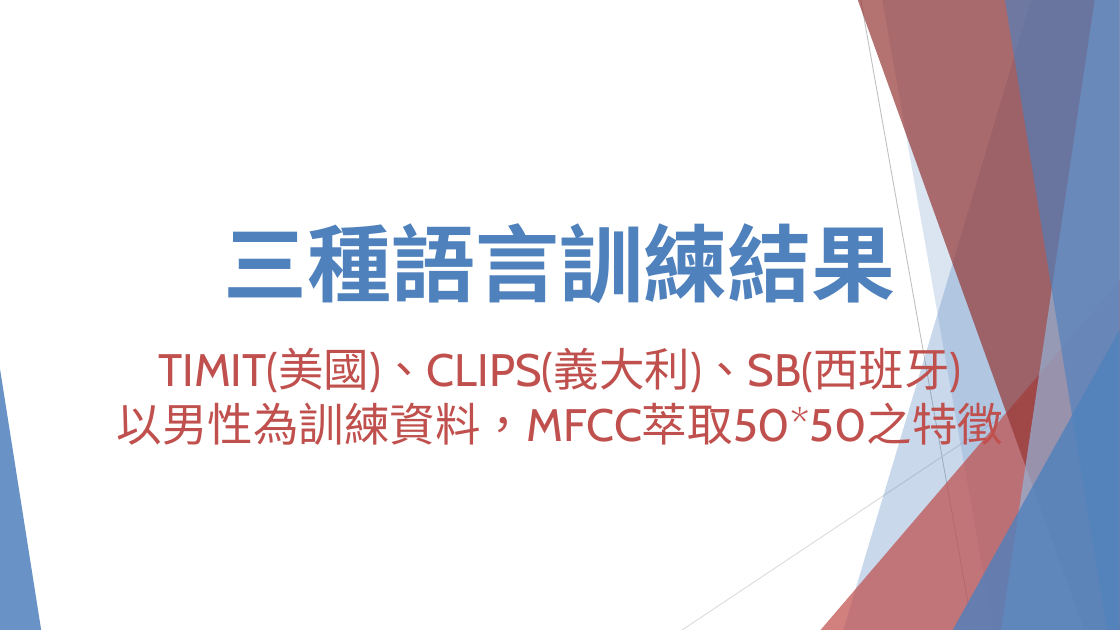
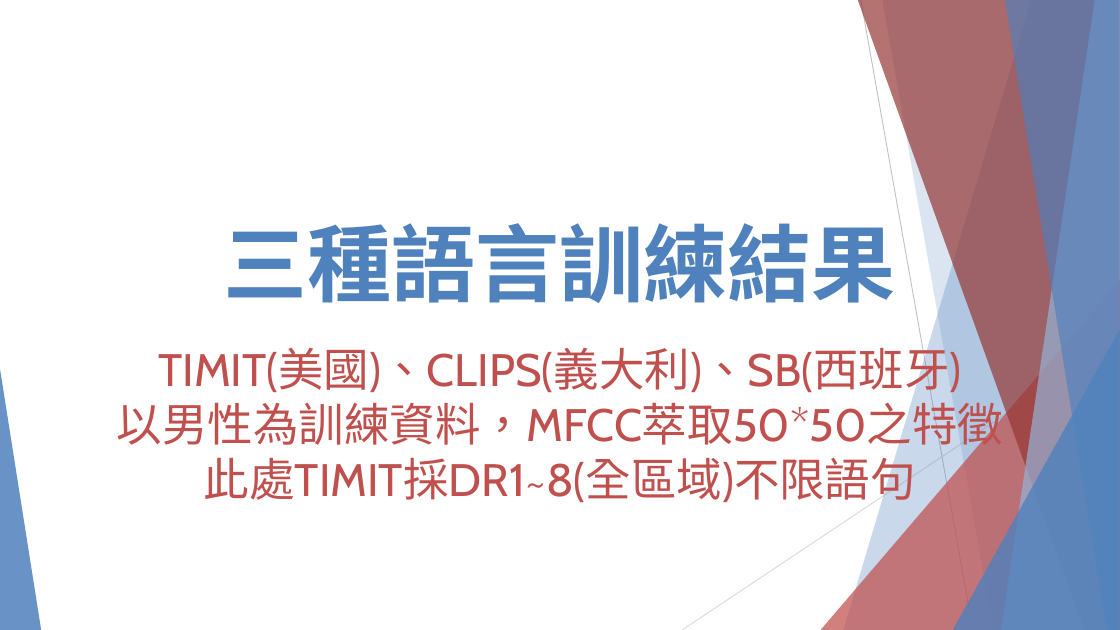
Before and after one commit to chwen529/data, a slide deck: slide 16 of 2023-11-15.pptx (slide 13 before the commit). Drawn at 1120x630 pixels with LibreOffice and Linux fonts; fonts in the diff are those of the drawing; background and template pictures are left out. Boxes give left, top, right and bottom in pixels: in the first picture for what was removed or moved away, otherwise in the second. Text is boxed around its words. In the diff, an @@ line names an element or a change of style, - is before the commit and + after.

```diff
--- a/2023-11-15.pptx
+++ b/2023-11-15.pptx
@@ text at [204, 449, 916, 507]: paragraph added @@
+此處TIMIT採DR1~8(全區域)不限語句
```
Also in this commit, not shown: 3 slides added.
